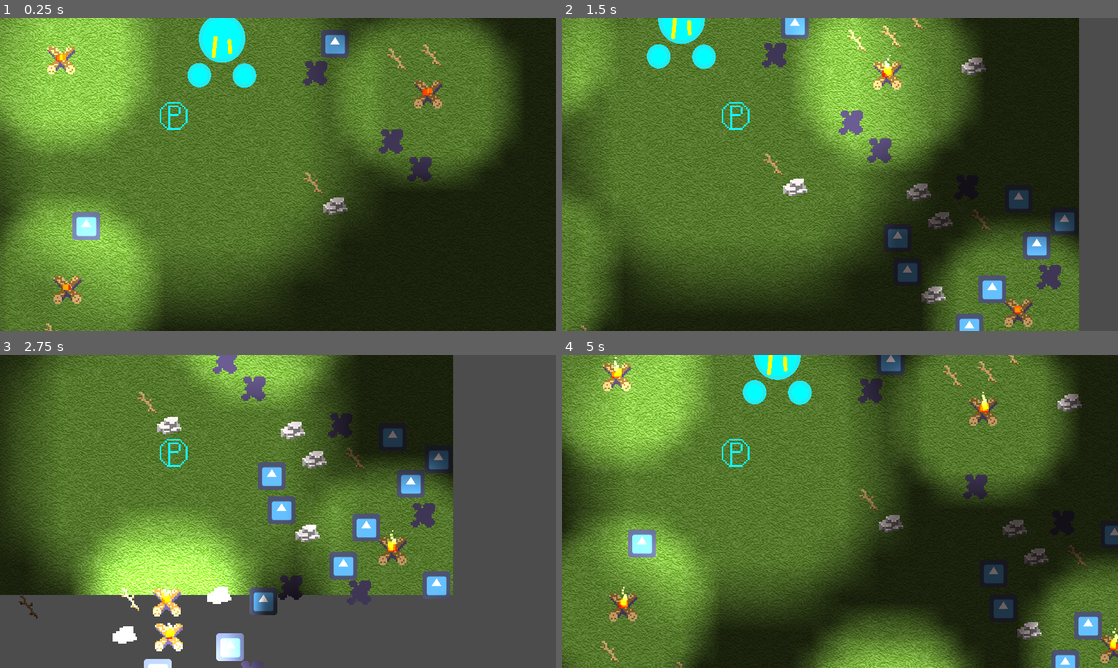
Above: before the commit, frames 1-4 (two rows, left to right).
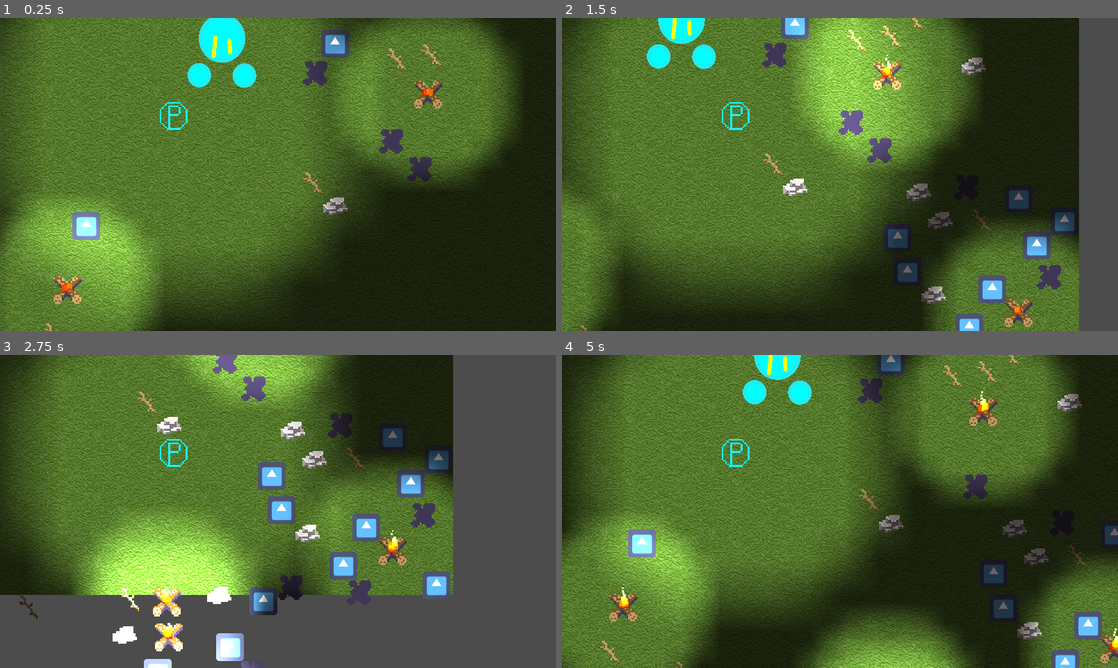
Above: after the commit, the same moments.

Repository: DarrellWulff/GGJProject
Game: Godot game, scene res://World.tscn
Same seed, same stepped clock (60 frames per second), same inputs: the game is played once before the commit and once after it. The engine's default icon, where the game draws it, is replaced by a stand-in: a white triangle on a blue panel in a dark square.
Inputs:
- Up to frame 1 (0.25 s): no input
- Up to frame 2 (1.5 s): tap Enter at 0.5, 1.35 s; hold D (Input_Right) 0.53-1.28 s; hold Enter 0.53-1.28 s; hold S (Input_Down) from 1.28 s (still down)
- Up to frame 3 (2.75 s): release S (Input_Down) at 2.03 s; hold D (Input_Right) from 2.03 s (still down); hold Enter from 2.03 s (still down)
- Up to frame 4 (5 s): release D (Input_Right) at 2.78 s; release Enter at 2.78 s; hold W (Input_Up) 2.78-3.53 s; tap Enter at 2.85, 4.35 s; hold Enter 3.53-4.28 s; hold A (Input_Left) from 3.53 s (still down)

The runs differ from the first frame. In frame 1, 10% of the frame differs, in the area x 0-78%, y 0-88%; in frame 2, 2.4%; in frame 3, less than 0.1%; in frame 4, 8.4%.

Commit message:
Updated Generator
made it so that it keeps track of campfires in world

Diff:
--- a/GGJ2021Project/Objects/Campfire.gd
+++ b/GGJ2021Project/Objects/Campfire.gd
@@ -3,11 +3,13 @@
 const DEFAULT_RADIUS = 1.5;
 
 onready var light = get_node("Light");
+var lightRadius : float;
 
 func set_light_radius(lightRadius : float):
-	self.light.set_texture_scale(lightRadius);
+	self.lightRadius = lightRadius;
+	self.light.set_texture_scale(self.lightRadius);
 	pass;
 
 func _ready():
 	set_light_radius(self.DEFAULT_RADIUS);
-	pass # Replace with function body.
+	pass;
--- a/GGJ2021Project/World.gd
+++ b/GGJ2021Project/World.gd
@@ -98,23 +98,23 @@
 
 	sum += self.BOULDER_SPAWN_RATE;
 	if value <= (sum / self.SPAWN_RATE_SUM):
-		return load("res://Objects//Boulder.tscn");
+		return [load("res://Objects//Boulder.tscn"), false];
 
 	sum += self.STICK_SPAWN_RATE;
 	if value <= (sum / self.SPAWN_RATE_SUM):
-		return load("res://Objects//Stick.tscn");
+		return [load("res://Objects//Stick.tscn"), false];
 
 	sum += self.TAR_SPAWN_RATE;
 	if value <= (sum / self.SPAWN_RATE_SUM):
-		return load("res://Objects//Tar.tscn");
+		return [load("res://Objects//Tar.tscn"), false];
 
 	sum += self.TREE_SPAWN_RATE;
 	if value <= (sum / self.SPAWN_RATE_SUM):
-		return load("res://Objects//Tree.tscn");
+		return [load("res://Objects//Tree.tscn"), false];
 
 	sum += self.CAMPFIRE_SPAWN_RATE;
 	if value <= (sum / self.CAMPFIRE_SPAWN_RATE):
-		return load("res://Objects//Campfire.tscn");
+		return [load("res://Objects//Campfire.tscn"), true];
 
 	else:
 		return null;
@@ -128,10 +128,11 @@
 	return true;
 
 func generateRandomObjects(positionMin : Vector2, positionMax : Vector2):
+	var storedObjects = [];
 	var objects = [];
-	var randObject = getRandomObject();
-
-	while randObject:
+	var objectSet = getRandomObject();
+
+	while objectSet:
 		var randomPosition : Vector2 = getRandomPosition(positionMin, positionMax);
 
 		var validPosition : bool = false;
@@ -145,23 +146,23 @@
 		if !validPosition:
 			continue;
 
-		var object = randObject.instance();
+		var object = objectSet[0].instance();
 		add_child(object);
 		object.position = randomPosition;
 		objects.append(object);
+		if objectSet[1]:
+			storedObjects.append(object);
 		if len(objects) > MAX_SPAWNED_OBJECTS:
-			return;
-		randObject = getRandomObject();
-
-	pass;
+			return storedObjects;
+		objectSet = getRandomObject();
+
+	return storedObjects;
 
 func createWorldBox(layerX : int, layerY : int, boxNum : int):
 	var positionMin : Vector2 = Vector2(layerX * self.boxSize - self.halfBoxSize, layerY * self.boxSize - self.halfBoxSize);
 	var positionMax : Vector2 = Vector2(layerX * self.boxSize + self.halfBoxSize, layerY * self.boxSize + self.halfBoxSize);
 
-	generateRandomObjects(positionMin, positionMax);
-
-	return true;
+	return generateRandomObjects(positionMin, positionMax);
 
 func generateBox(layerX : int, layerY : int):
 	var boxNum : int = getBoxNum(layerX, layerY);
@@ -194,3 +195,16 @@
 		self.lastVisitedBox = boxNum;
 
 	pass;
+
+func getClosestCampfire(position : Vector2):
+	var boxNum : int = getBoxNum(getLayer(position.x), getLayer(position.y));
+	var closest = null;
+	var distance = 2 * self.boxSize;
+
+	for campfire in self.visitedBoxes[boxNum]:
+		var currentDistance = (campfire.position - position).length();
+		if currentDistance <= distance:
+			closest = campfire;
+			distance = currentDistance;
+
+	return closest;
--- a/GGJ2021Project/World.tscn
+++ b/GGJ2021Project/World.tscn
@@ -1,10 +1,9 @@
-[gd_scene load_steps=6 format=2]
+[gd_scene load_steps=5 format=2]
 
 [ext_resource path="res://View.tscn" type="PackedScene" id=1]
 [ext_resource path="res://World.gd" type="Script" id=2]
 [ext_resource path="res://Images/ground.png" type="Texture" id=3]
 [ext_resource path="res://Images/creature.png" type="Texture" id=4]
-[ext_resource path="res://Objects/Campfire.tscn" type="PackedScene" id=5]
 
 [node name="World" type="Node2D"]
 script = ExtResource( 2 )
@@ -23,7 +22,4 @@
 
 [node name="CanvasModulate" type="CanvasModulate" parent="."]
 color = Color( 0.423529, 0.372549, 0.372549, 1 )
-
-[node name="Campfire" parent="." instance=ExtResource( 5 )]
-position = Vector2( -259, -128 )
 [connection signal="updateWorldSignal" from="View" to="." method="updateWorld"]
